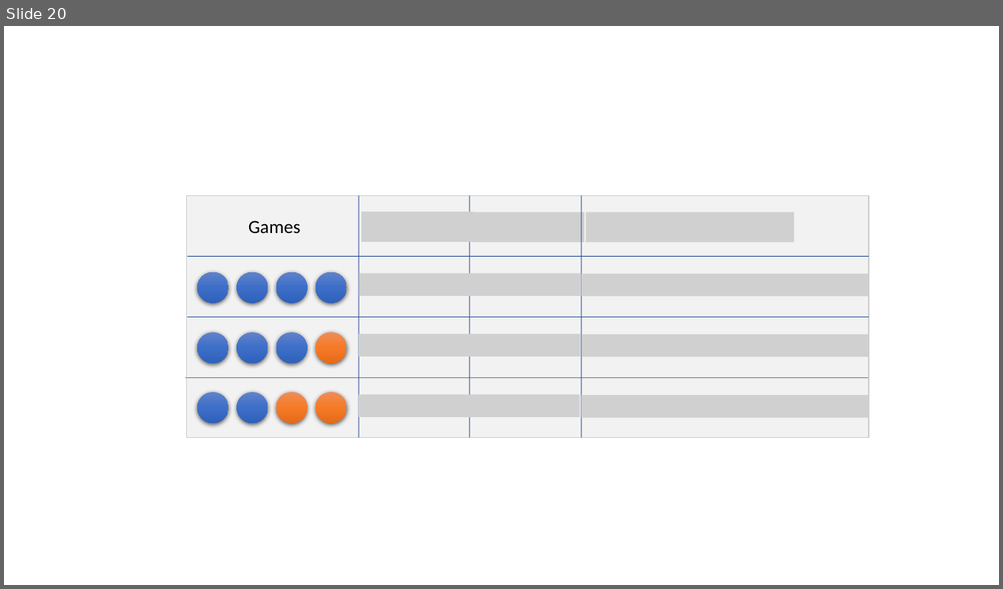
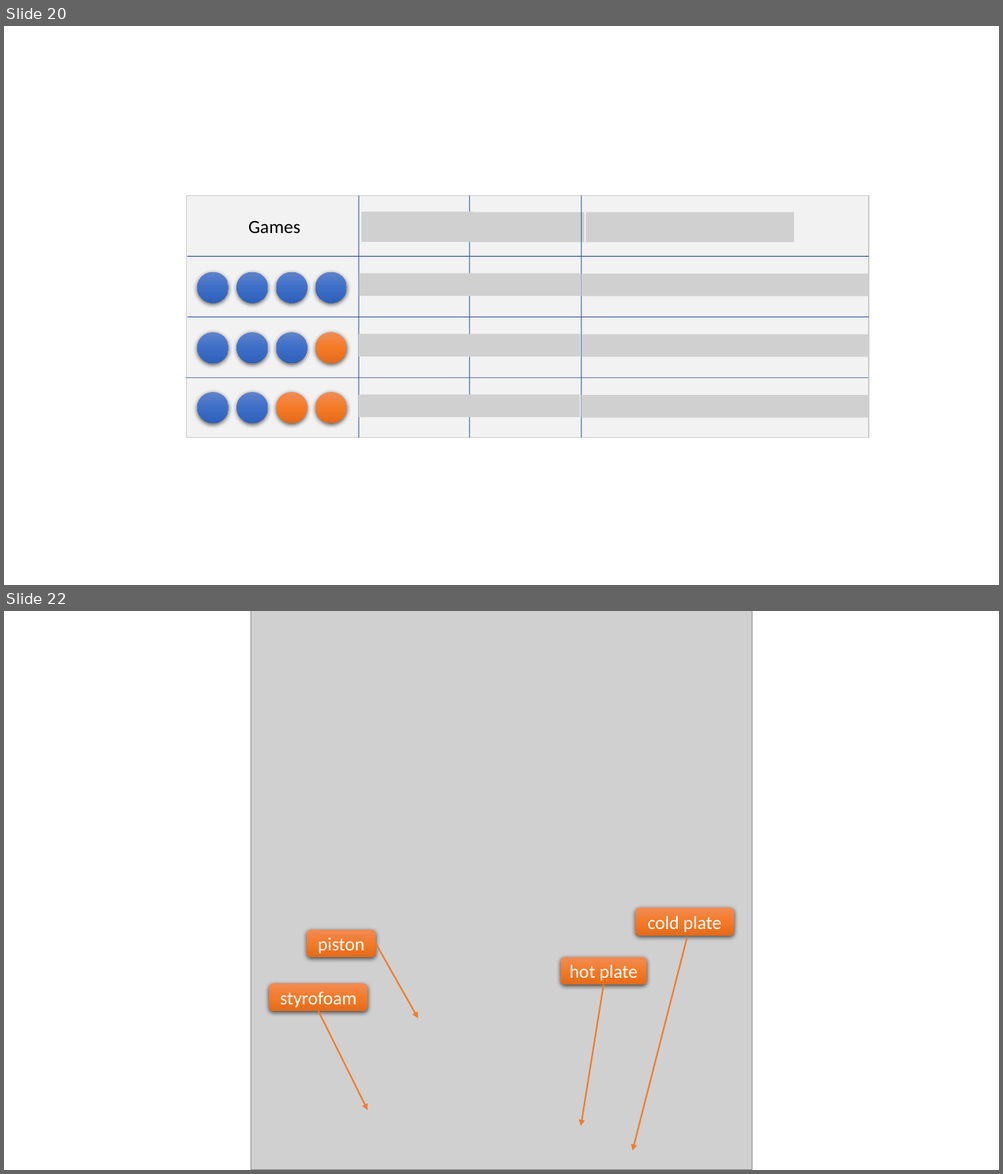
Before and after one commit to deflagg/ArtificialNeuralNetworkStudy, a slide deck: ANN Diagram.pptx. Shown one above the other, each under a label of ours: slide 20 before the commit, slides 20 and 22 after it; the slides between them are not shown. The pictures are 1003x589 and 1003x1174 pixels, drawn with LibreOffice and Linux fonts; fonts in the diff are those of the drawing; grey boxes stand for pictures. Boxes give left, top, right and bottom in pixels: in the first picture for what was removed or moved away, otherwise in the second. Text is boxed around its words. In the diff, an @@ line names an element or a change of style, - is before the commit and + after.

```diff
--- a/ANN Diagram.pptx
+++ b/ANN Diagram.pptx
@@ slide 22 added at <box>4,611,999,1170</box>, background #FFFFFF @@
@@ picture added at <box>251,611,752,1170</box> @@
@@ rounded rectangle added at <box>635,908,734,936</box>, fill gradient #F18C57 to #F67B28 to #E56C19, 18 pt, text #FFFFFF @@
+cold plate
@@ rounded rectangle added at <box>307,930,375,957</box>, fill gradient #F18C57 to #F67B28 to #E56C19, 18 pt, text #FFFFFF @@
+piston
@@ arrow added from (687, 937) to (632, 1151), #ED7D31 1.5 pt @@
@@ arrow added from (375, 944) to (418, 1019), #ED7D31 1.5 pt @@
@@ rounded rectangle added at <box>560,957,646,985</box>, fill gradient #F18C57 to #F67B28 to #E56C19, 18 pt, text #FFFFFF @@
+hot plate
@@ rounded rectangle added at <box>269,983,367,1011</box>, fill gradient #F18C57 to #F67B28 to #E56C19, 18 pt, text #FFFFFF @@
+styrofoam
@@ arrow added from (603, 985) to (580, 1127), #ED7D31 1.5 pt @@
@@ arrow added from (318, 1011) to (367, 1111), #ED7D31 1.5 pt @@
```
Also in this commit, not shown: 1 slide changed, 6 other files.
